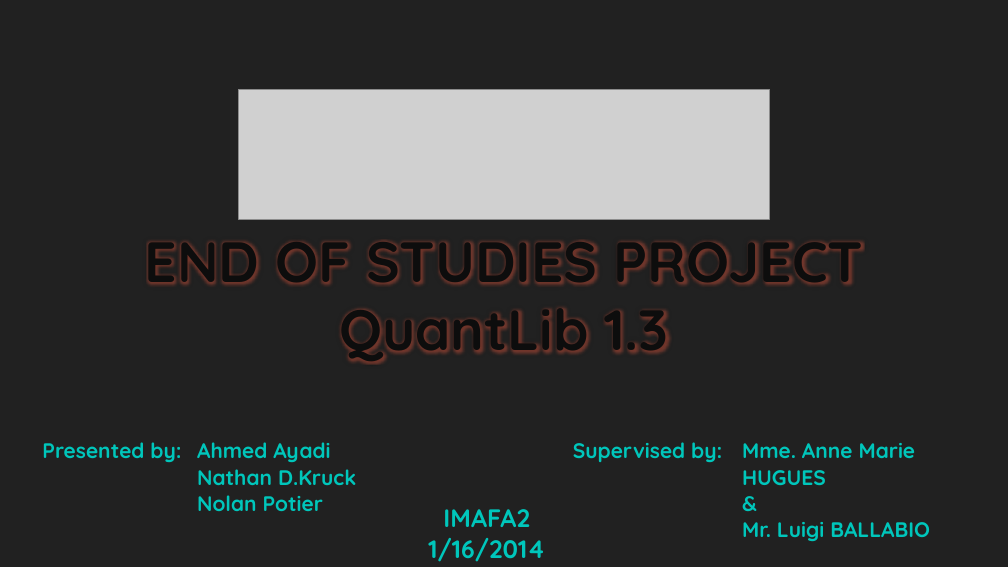
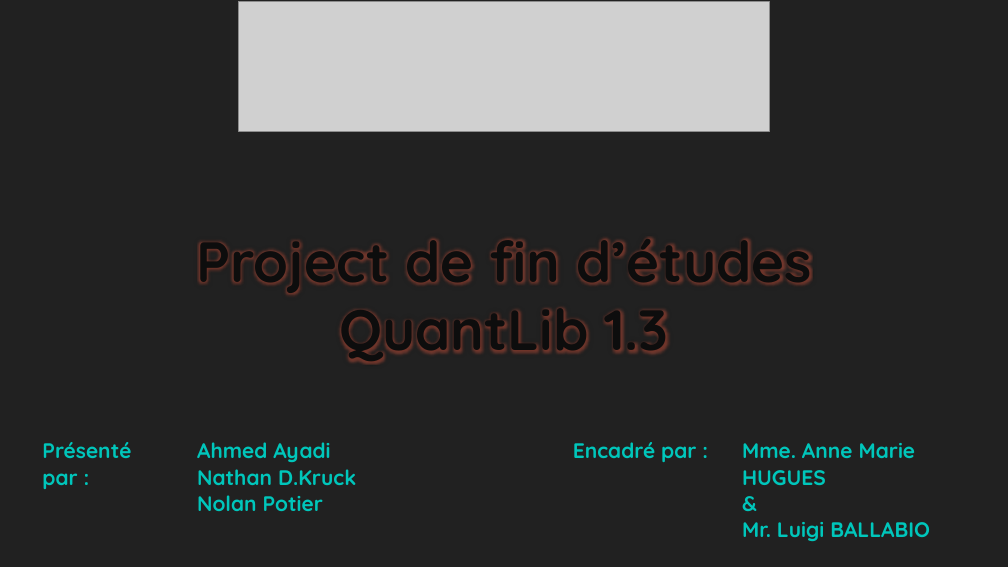
Before and after one commit to Ayadi07/Quantlib, a slide deck: slide 1 of report and presentation/QuantLib1.3 16-01-2014-modified version.pptx. Drawn at 1008x567 pixels with LibreOffice and Linux fonts; fonts in the diff are those of the drawing; grey boxes stand for pictures; background and template pictures are left out. Boxes give left, top, right and bottom in pixels: in the first picture for what was removed or moved away, otherwise in the second. Text is boxed around its words. In the diff, an @@ line names an element or a change of style, - is before the commit and + after.

```diff
--- a/report and presentation/QuantLib1.3 16-01-2014-modified version.pptx
+++ b/report and presentation/QuantLib1.3 16-01-2014-modified version.pptx
@@ picture: place and size @@
-picture at bbox=[239, 89, 770, 219]
+picture at bbox=[239, 2, 770, 132]
@@ title at bbox=[196, 237, 812, 364]: text changed @@
-END OF STUDIES PROJECT
-QuantLib 1.3
+Project de fin d’études
+QuantLib 1.3
@@ table at bbox=[35, 434, 988, 545] @@
-row 1, column 1: Presented by:
+row 1, column 1: Présenté par :
-row 1, column 3: Supervised by:
+row 1, column 3: Encadré par :
@@ text removed at bbox=[428, 509, 545, 562] @@
-IMAFA2
-1/16/2014
```
Also in this commit, not shown: 4 other slides changed, 16 slides added, 8 slides removed, 2 other files.
